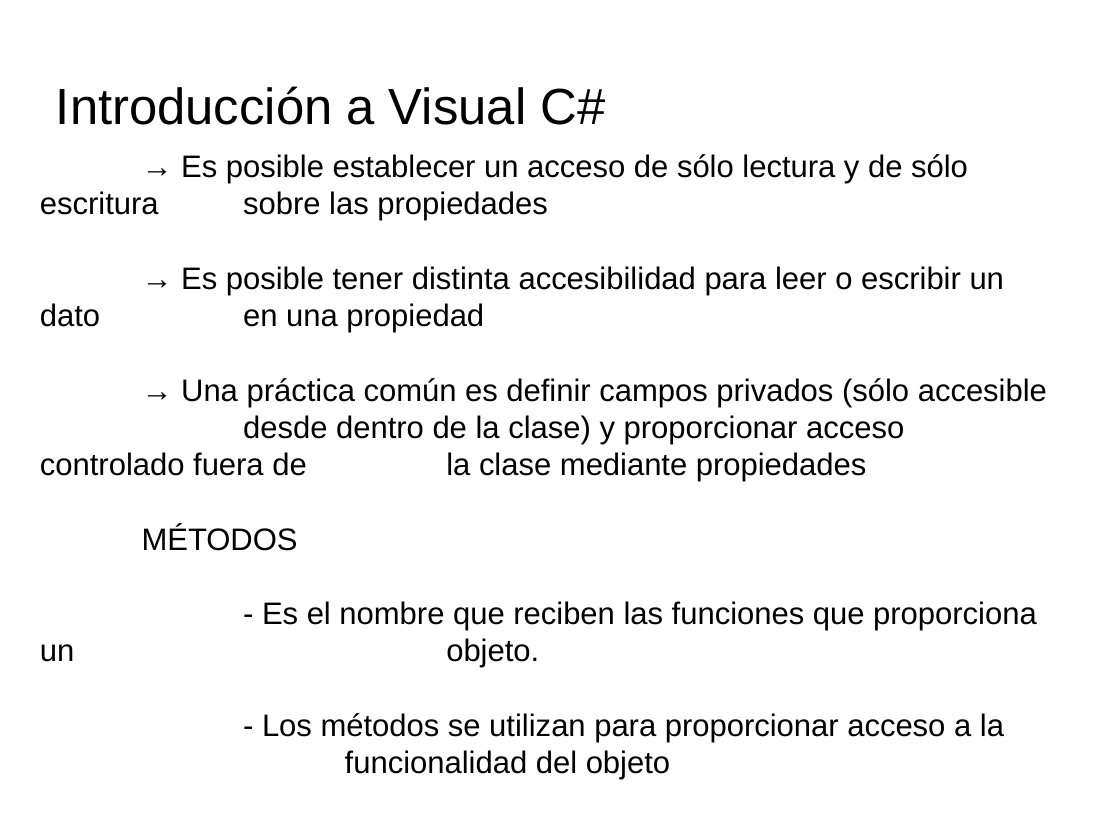
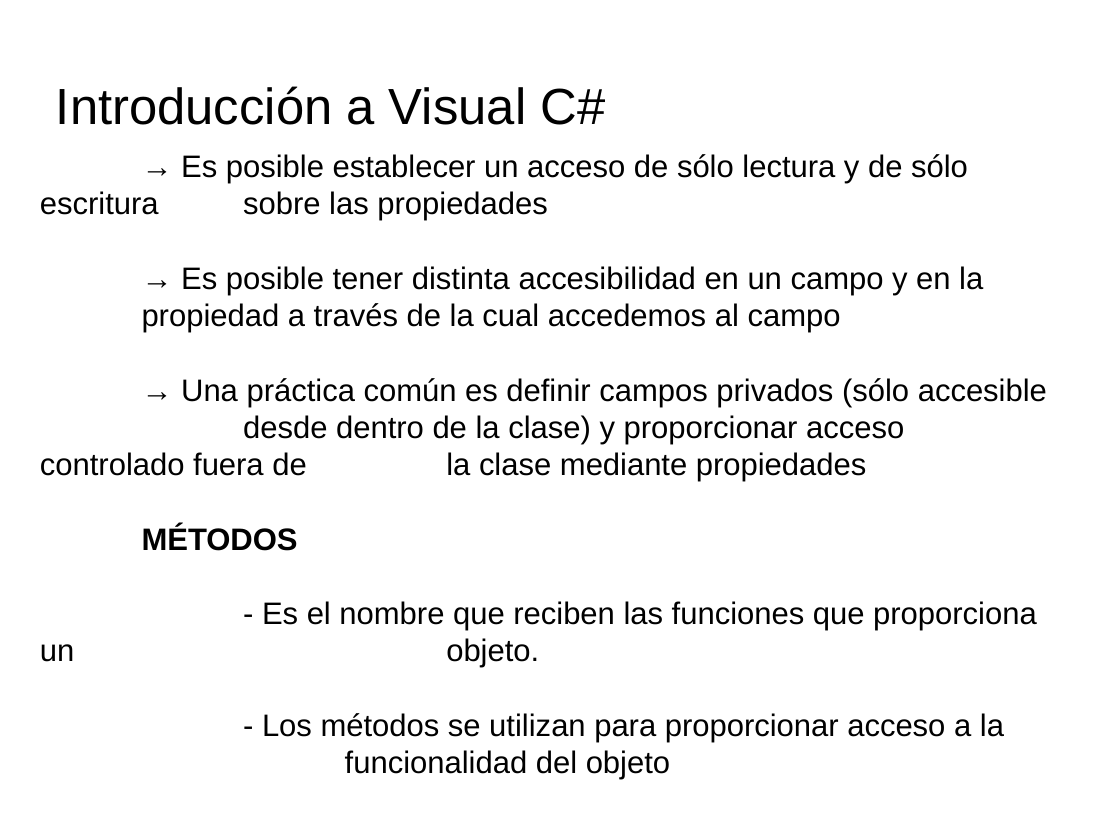
Before and after one commit to videojuegos-abastos/PMV, a slide deck: slide 2 of te/Tema4 (Chema)/t4.1.- Conceptos de POO.odp. Drawn at 1120x840 pixels with LibreOffice and Linux fonts; fonts in the diff are those of the drawing; background and template pictures are left out. Boxes give left, top, right and bottom in pixels: in the first picture for what was removed or moved away, otherwise in the second. Text is boxed around its words. In the diff, an @@ line names an element or a change of style, - is before the commit and + after.

```diff
--- a/te/Tema4 (Chema)/t4.1.- Conceptos de POO.odp
+++ b/te/Tema4 (Chema)/t4.1.- Conceptos de POO.odp
@@ text at bbox=[142, 266, 983, 333]: text changed @@
-→ Es posible tener distinta accesibilidad para leer o escribir un dato en una propiedad
+→ Es posible tener distinta accesibilidad en un campo y en la propiedad a través de la cual accedemos al campo
@@ text at bbox=[142, 525, 298, 551]: bold on in "MÉTODOS" @@
```
Also in this commit, not shown: 5 other slides changed, 5 slides added, 1 other file.
